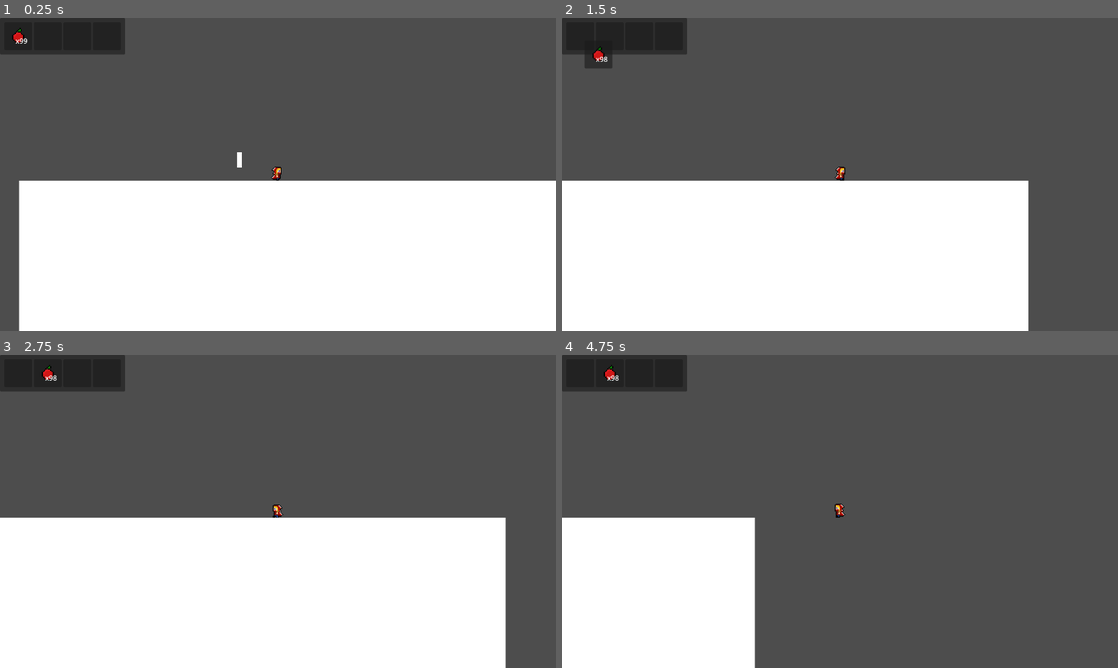
Above: before the commit, frames 1-4 (two rows, left to right).
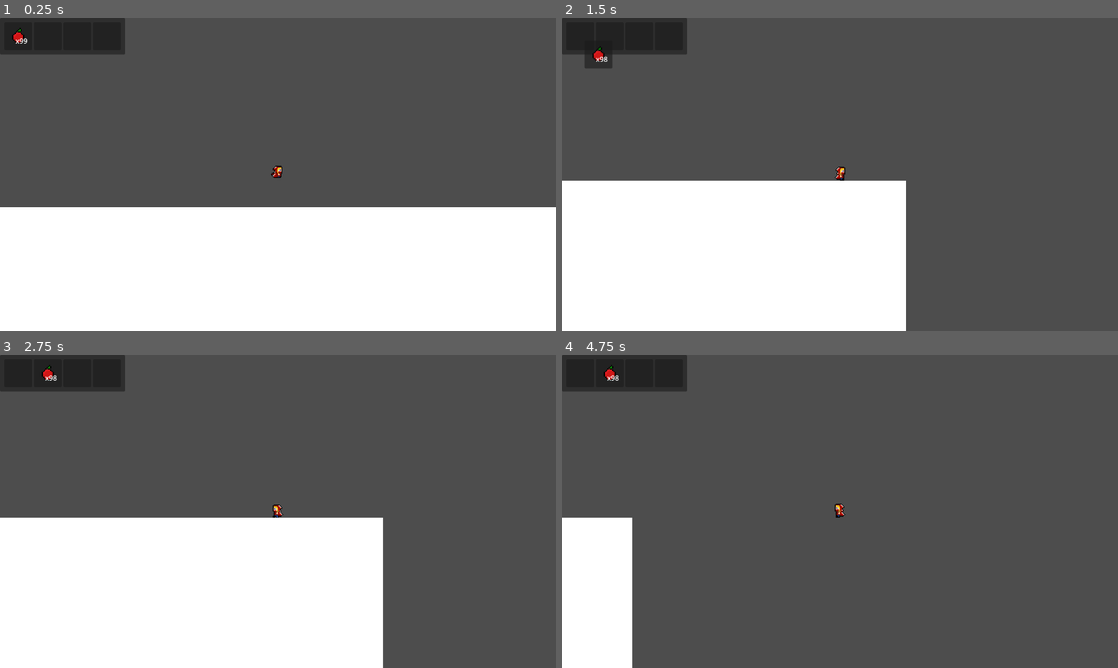
Above: after the commit, the same moments.

Repository: Atapa1908/gamejam-glitchgang
Game: Godot game, scene res://scenes/game.tscn
Same seed, same stepped clock (60 frames per second), same inputs: the game is played once before the commit and once after it.
Inputs (mouse positions are in pixels of both pictures, inside the frame that each line leads up to):
- Up to frame 1 (0.25 s): no input
- Up to frame 2 (1.5 s): tap Enter at 0.5 s; hold D (right) from 0.53 s (still down); tap F (dash) at 0.6 s; click (840, 174) at 0.67 s; tap Space (jump) at 0.77 s; move the mouse to (578, 36) at 1.27 s; tap 1 at 1.35 s; click (578, 36) at 1.42 s
- Up to frame 3 (2.75 s): tap Space (jump) at 1.52 s; move the mouse to (50, 373) at 2.02 s; release D (right) at 2.03 s; hold A (left) from 2.03 s (still down); tap 8 at 2.1 s; click (50, 373) at 2.17 s
- Up to frame 4 (4.75 s): move the mouse to (578, 373) at 2.77 s; release A (left) at 2.78 s; hold D (right) 2.78-4.28 s; tap F (dash) at 2.85 s; click (578, 373) at 2.92 s; tap Space (jump) at 3.02, 3.77, 4.52 s; move the mouse to (612, 373) at 3.52 s; tap 1 at 3.6 s; click (612, 373) at 3.67 s; hold A (left) from 4.28 s (still down); tap 8 at 4.35 s; click (612, 373) at 4.42 s

The runs differ from the first frame. In frame 1, 9.7% of the frame differs, in the area x 0-100%, y 42-100%; in frame 2, 11%; in frame 3, 11%, in the area x 68-91%, y 52-100%; in frame 4, 11%.
Error after the commit: Cannot call method 'get_node' on a null value. (res://scripts/game.gd:25)

Commit message:
The door is it's own scene

Diff:
--- /dev/null
+++ b/scenes/door.tscn
@@ -0,0 +1,24 @@
+[gd_scene load_steps=4 format=3 uid="uid://br51i58wkqq6u"]
+
+[ext_resource type="Script" path="res://scripts/door.gd" id="1_npda7"]
+
+[sub_resource type="RectangleShape2D" id="RectangleShape2D_v2rrs"]
+size = Vector2(20, 48)
+
+[sub_resource type="BoxMesh" id="BoxMesh_vsc2h"]
+
+[node name="Door" type="Area2D"]
+collision_layer = 2
+collision_mask = 2
+monitorable = false
+script = ExtResource("1_npda7")
+
+[node name="CollisionShape2D" type="CollisionShape2D" parent="."]
+shape = SubResource("RectangleShape2D_v2rrs")
+
+[node name="MeshInstance2D" type="MeshInstance2D" parent="."]
+position = Vector2(2.38419e-07, 0)
+scale = Vector2(5.5, 17.5)
+mesh = SubResource("BoxMesh_vsc2h")
+
+[connection signal="body_entered" from="." to="." method="_on_body_entered"]
--- a/scenes/game.tscn
+++ b/scenes/game.tscn
@@ -1,21 +1,15 @@
-[gd_scene load_steps=12 format=3 uid="uid://bvcrlbgs462p5"]
+[gd_scene load_steps=9 format=3 uid="uid://bvcrlbgs462p5"]
 
 [ext_resource type="PackedScene" uid="uid://ctuviu0ywg71e" path="res://scenes/player.tscn" id="1_igeqn"]
 [ext_resource type="Script" path="res://scripts/game.gd" id="1_l5um2"]
 [ext_resource type="PackedScene" uid="uid://cdw770qy1hiy1" path="res://scenes/inventory/pickup.tscn" id="2_8wd3k"]
 [ext_resource type="Script" path="res://scripts/inventory/InventoryInterface.gd" id="4_8j2ra"]
-[ext_resource type="Script" path="res://scripts/door.gd" id="4_tq0at"]
 [ext_resource type="PackedScene" uid="uid://cflupa8oq6kte" path="res://scenes/inventory/inventory.tscn" id="5_5d1qk"]
 [ext_resource type="PackedScene" uid="uid://bcalj77kdivbs" path="res://scenes/inventory/slot.tscn" id="6_jrkui"]
 
 [sub_resource type="WorldBoundaryShape2D" id="WorldBoundaryShape2D_df4oq"]
 
 [sub_resource type="BoxMesh" id="BoxMesh_ia8re"]
-
-[sub_resource type="RectangleShape2D" id="RectangleShape2D_v2rrs"]
-size = Vector2(20, 48)
-
-[sub_resource type="BoxMesh" id="BoxMesh_vsc2h"]
 
 [node name="Game" type="Node2D"]
 script = ExtResource("1_l5um2")
@@ -38,26 +32,6 @@
 
 [node name="Doors" type="Node2D" parent="."]
 
-[node name="Door" type="Area2D" parent="Doors"]
-position = Vector2(-184, -24)
-collision_layer = 2
-collision_mask = 2
-monitorable = false
-script = ExtResource("4_tq0at")
-scene = "res://scenes/menus/main_menu.tscn"
-scene_door_name = "Door"
-
-[node name="CollisionShape2D" type="CollisionShape2D" parent="Doors/Door"]
-shape = SubResource("RectangleShape2D_v2rrs")
-
-[node name="MeshInstance2D" type="MeshInstance2D" parent="Doors/Door"]
-position = Vector2(2.38419e-07, 0)
-scale = Vector2(5.5, 17.5)
-mesh = SubResource("BoxMesh_vsc2h")
-
-[node name="Marker" type="Marker2D" parent="Doors/Door"]
-position = Vector2(44, 0)
-
 [node name="CanvasLayer" type="CanvasLayer" parent="."]
 
 [node name="InventoryInterface" type="Control" parent="CanvasLayer"]
@@ -69,16 +43,17 @@
 grow_horizontal = 2
 grow_vertical = 2
 script = ExtResource("4_8j2ra")
+metadata/_edit_use_anchors_ = true
 
 [node name="PlayerInventory" parent="CanvasLayer/InventoryInterface" instance=ExtResource("5_5d1qk")]
 unique_name_in_owner = true
 layout_mode = 0
+metadata/_edit_use_anchors_ = true
 
 [node name="GrabbedSlot" parent="CanvasLayer/InventoryInterface" instance=ExtResource("6_jrkui")]
 unique_name_in_owner = true
 visible = false
 layout_mode = 0
 
-[connection signal="body_entered" from="Doors/Door" to="Doors/Door" method="_on_body_entered"]
 [connection signal="drop_slot_data" from="CanvasLayer/InventoryInterface" to="." method="_on_inventory_interface_drop_slot_data"]
 [connection signal="gui_input" from="CanvasLayer/InventoryInterface" to="CanvasLayer/InventoryInterface" method="_on_gui_input"]
--- a/scripts/Door.gd
+++ b/scripts/Door.gd
@@ -4,5 +4,7 @@
 @export var scene_door_name: String
 
 func _on_body_entered(body: Node2D) -> void:
+	if Engine.is_editor_hint():
+		return
 	if body.is_in_group("player"):
 		SceneManager.transition(scene, scene_door_name)
--- a/scripts/game.gd
+++ b/scripts/game.gd
@@ -23,4 +23,4 @@
 func transition(door_name: String) -> void:
 	var door: Area2D = doors.find_child(door_name)
 	player.global_position = \
-		door.get_node("Marker").global_position
+		door.get_node("Marker2D").global_position
--- a/scripts/managers/scene_manager.gd
+++ b/scripts/managers/scene_manager.gd
@@ -1,6 +1,7 @@
 extends Node
 
 #var current_scene: String = ""
+#
 var wait_time: float = 2.0
 var last_door: String = "Door"
 var backdrop = preload("res://scenes/backdrop.tscn").instantiate()
Not shown, changed: assets/Temp/Attack_individual-1.png.import
Not shown, changed: assets/Temp/Attack_individual-2.png.import
Not shown, changed: assets/Temp/Attack_individual-3.png.import
Not shown, changed: assets/Temp/Attack_individual-4.png.import
Not shown, changed: assets/Temp/Attack_w_6_sprites_W_Basket-1.png.import
Not shown, changed: assets/Temp/Attack_w_6_sprites_W_Basket-2.png.import
Not shown, changed: assets/Temp/Attack_w_6_sprites_W_Basket-3.png.import
Not shown, changed: assets/Temp/Attack_w_6_sprites_W_Basket-4.png.import
Not shown, changed: assets/Temp/Attack_w_6_sprites_W_Basket-5.png.import
Not shown, changed: assets/Temp/Attack_w_6_sprites_W_Basket-6.png.import
Not shown, changed: assets/Temp/Attack_w_6_sprites_W_Basket-7.png.import
Not shown, changed: assets/Temp/Basket_#I (1).png.import
(and 9 more such lines)
